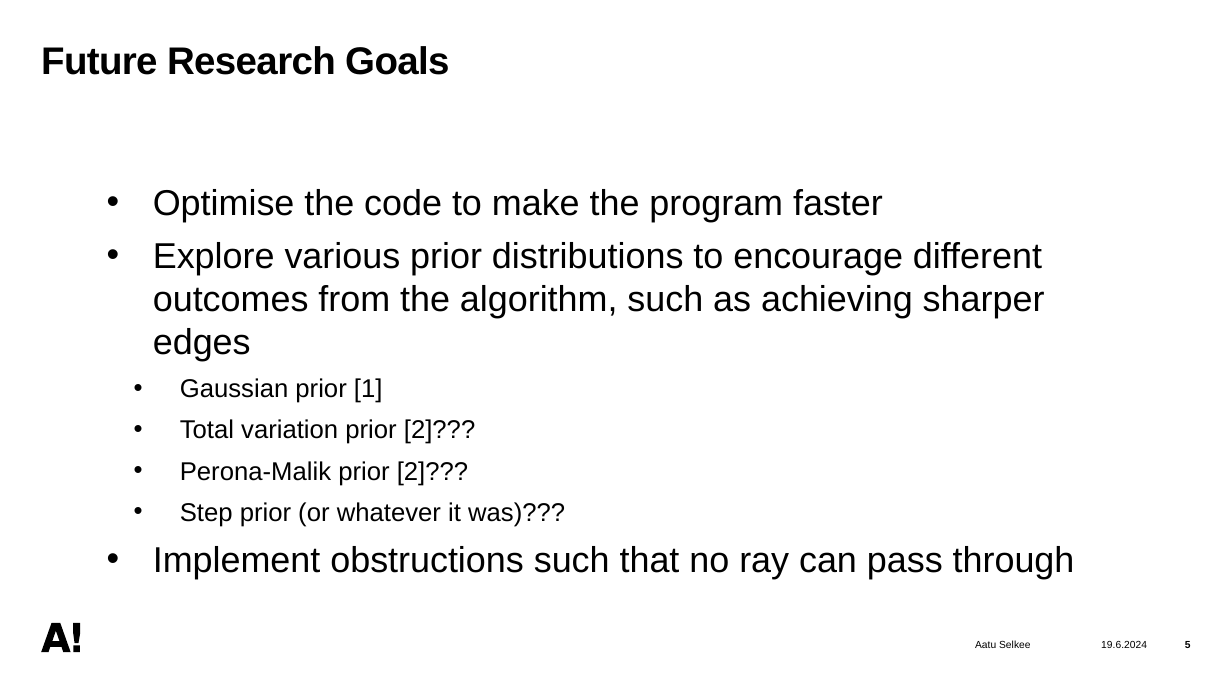
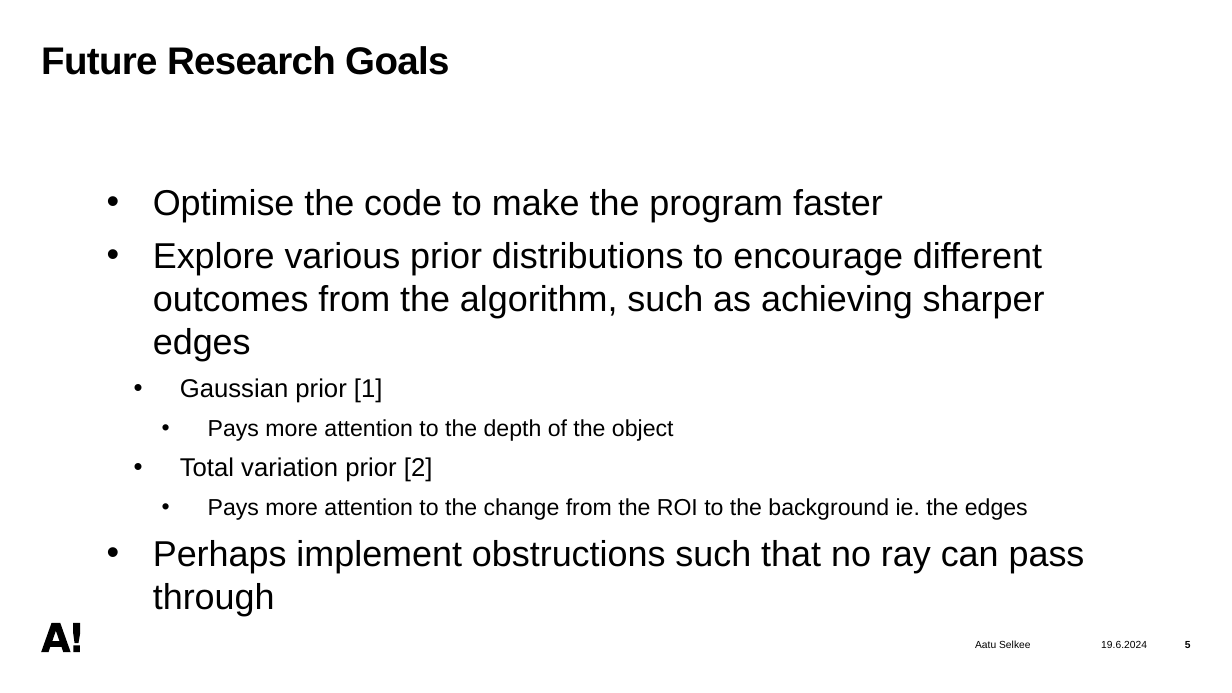
Before and after one commit to naapeli/Kandidaatin-tutkielma, a slide deck: slide 5 of Aihe-esittely.pptx. Drawn at 1232x693 pixels with LibreOffice and Linux fonts; fonts in the diff are those of the drawing. Boxes give left, top, right and bottom in pixels: in the first picture for what was removed or moved away, otherwise in the second. Text is boxed around its words. In the diff, an @@ line names an element or a change of style, - is before the commit and + after.

```diff
--- a/Aihe-esittely.pptx
+++ b/Aihe-esittely.pptx
@@ text at (153,419,1085,616): text changed; size 20 to 18 pt @@
-  • Total variation prior [2]???
-  • Perona-Malik prior [2]???
-  • Step prior (or whatever it was)???
-• Implement obstructions such that no ray can pass through
+    • Pays more attention to the depth of the object
+  • Total variation prior [2]
+    • Pays more attention to the change from the ROI to the background ie. the edges
+• Perhaps implement obstructions such that no ray can pass through
```
Also in this commit, not shown: 1 other file.
